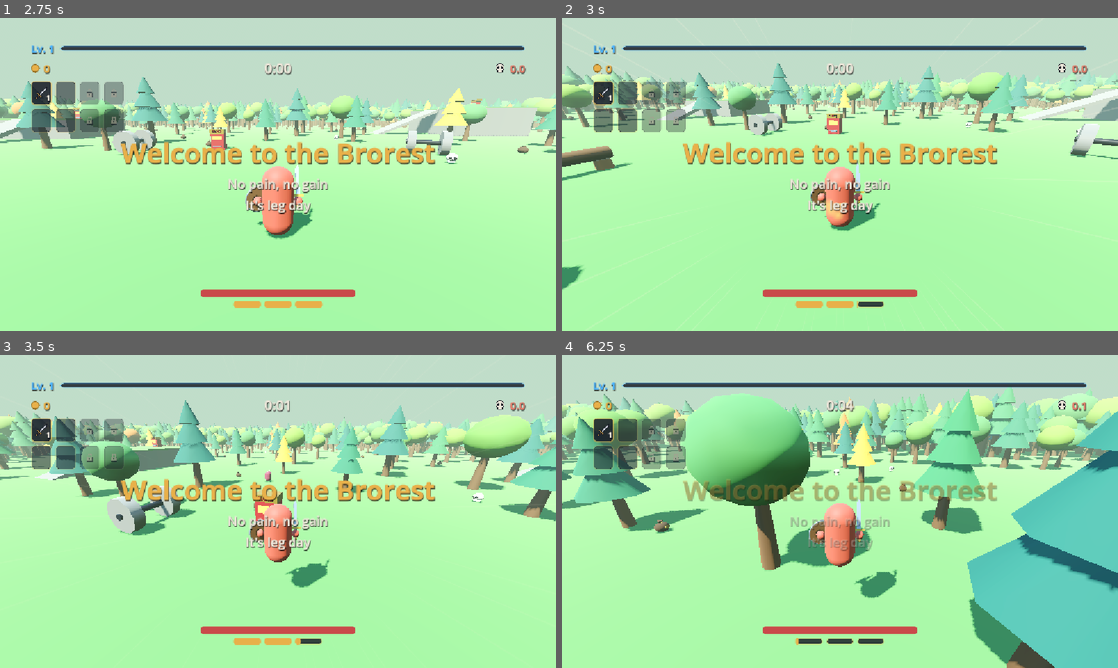
Above: before the commit, frames 1-4 (two rows, left to right).
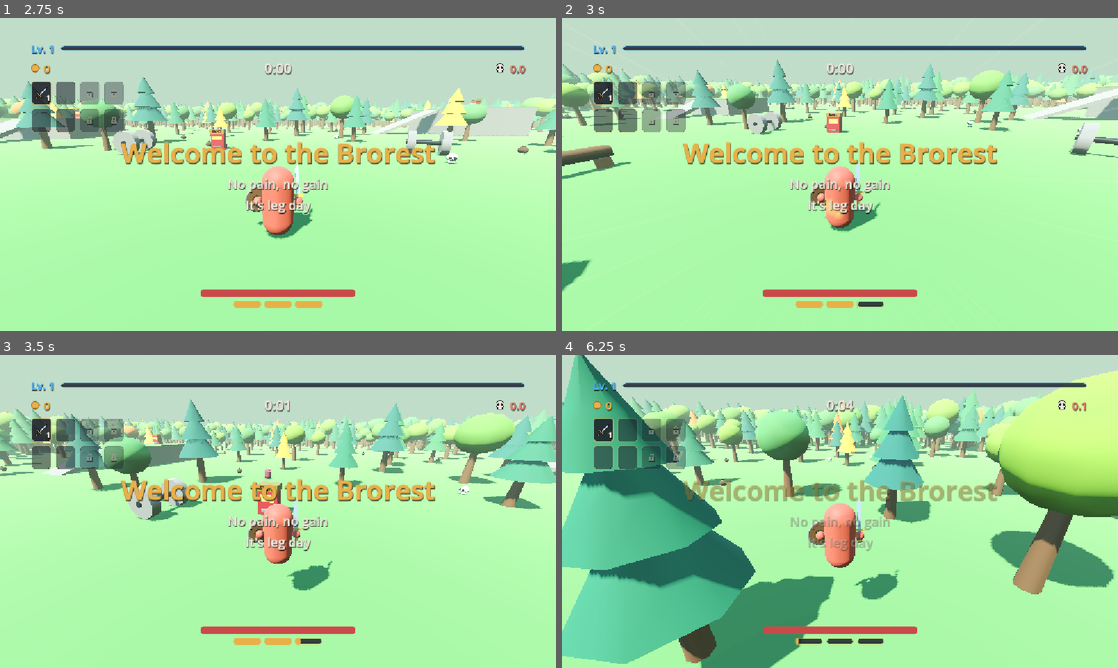
Above: after the commit, the same moments.

Repository: UriBokchoi/BroGuild
Game: Godot game, scene res://systems/run/game.tscn
The game is run twice, just before and just after one commit, with the same random seed, the same clock (stepped at 60 frames per second) and the same inputs.
Inputs (mouse positions are in pixels of both pictures, inside the frame that each line leads up to):
- Up to frame 1 (2.75 s): click "Play" at 0.5 s; click "Warrior" at 1.25 s; click "The Brorest" at 2 s
- Up to frame 2 (3 s): tap Enter at 2.75 s; move the mouse to (867, 174) at 2.77 s; hold W (move_forward) from 2.78 s (still down); tap Shift (dash) at 2.85 s; click (867, 174) at 2.92 s
- Up to frame 3 (3.5 s): keep holding W (move_forward); tap Space (jump) at 3.02, 3.32 s; tap Ctrl (slide) at 3.05 s
- Up to frame 4 (6.25 s): keep holding W (move_forward); move the mouse to (812, 511) at 3.52 s; tap Ctrl (slide) at 3.6, 5.3 s; tap Space (jump) at 3.77, 3.8, 4.07, 4.35, 5.27, 5.57, 6.02, 6.05 s; move the mouse to (851, 505) at 4.27 s; tap Shift (dash) at 4.55, 5.1 s; move the mouse to (834, 517) at 5.02 s; click (834, 517) at 5.17 s; move the mouse to (878, 514) at 5.77 s; tap E (interact) at 5.85 s

Frame 1 is identical in both runs. In frame 2, 5.5% of the frame differs, in the area x 0-100%, y 13-88%; in frame 3, 13%; in frame 4, 62%, in the area x 0-100%, y 0-100%.

Commit message:
feat(feel): ritmo un 15 % más lento, enemigos más duros y mortal del Pícaro
Jugador y enemigos se mueven un 15 % más despacio (carrera, sprint, dash,
slide, salto en pared, enemigos y bolas del tirador) y los enemigos tienen un
50 % más de vida; salen al mismo ritmo. El Pícaro da un mortal hacia delante
en el doble salto (BodyFlip, CharacterData.air_jump_flip).

Co-Authored-By: Claude Opus 5.5 <noreply@anthropic.com>

Diff:
--- a/data/characters/rogue.tres
+++ b/data/characters/rogue.tres
@@ -67,3 +67,4 @@
 passive_name_key = &"PASSIVE_LETHAL_NAME"
 passive_description_key = &"PASSIVE_LETHAL_DESCRIPTION"
 attachments = Array[ExtResource("5_attachment")]([SubResource("Resource_dagger_right"), SubResource("Resource_dagger_left")])
+air_jump_flip = true
--- a/data/enemies/shooter.tres
+++ b/data/enemies/shooter.tres
@@ -9,11 +9,11 @@
 
 [sub_resource type="Resource" id="Resource_health"]
 script = ExtResource("2_health")
-max_health = 20.0
+max_health = 30.0
 
 [sub_resource type="Resource" id="Resource_stats"]
 script = ExtResource("3_stats")
-move_speed = 4.0
+move_speed = 3.4
 acceleration = 20.0
 contact_damage = 4.0
 contact_interval = 0.8
--- a/data/enemies/swarmer.tres
+++ b/data/enemies/swarmer.tres
@@ -7,11 +7,11 @@
 
 [sub_resource type="Resource" id="Resource_health"]
 script = ExtResource("2_health")
-max_health = 30.0
+max_health = 45.0
 
 [sub_resource type="Resource" id="Resource_stats"]
 script = ExtResource("3_stats")
-move_speed = 6.0
+move_speed = 5.1
 acceleration = 30.0
 contact_damage = 8.0
 contact_interval = 0.8
--- a/data/enemies/weapons/shooter_gun.tres
+++ b/data/enemies/weapons/shooter_gun.tres
@@ -11,9 +11,9 @@
 projectiles = 1
 burst_interval = 0.2
 area = 100.0
-duration = 4.0
+duration = 4.7
 reach = 18.0
-projectile_speed = 11.0
+projectile_speed = 9.4
 
 [resource]
 script = ExtResource("1_data")
--- a/data/player/movement.tres
+++ b/data/player/movement.tres
@@ -4,8 +4,8 @@
 
 [resource]
 script = ExtResource("1_n2jko")
-run_speed = 9.0
-sprint_speed = 11.5
+run_speed = 7.6
+sprint_speed = 9.8
 sprint_delay = 2.0
 ground_acceleration = 25.0
 ground_deceleration = 50.0
@@ -18,20 +18,20 @@
 air_jump_height = 2.0
 air_jump_cost = 1.0
 wall_jump_height = 1.8
-wall_jump_speed = 10.0
+wall_jump_speed = 8.5
 wall_jump_chain_cost = 0.5
 wall_jump_reach = 0.75
-dash_speed = 28.0
+dash_speed = 24.0
 dash_duration = 0.2
-dash_exit_speed = 12.0
+dash_exit_speed = 10.2
 dash_cost = 1.0
 dash_min_speed = 3.0
 air_dashes = 1
 dash_jump_window = 0.15
 dash_jump_height = 2.0
 dash_jump_cost = 1.0
-slide_min_speed = 6.0
-slide_max_speed = 22.0
+slide_min_speed = 5.1
+slide_max_speed = 18.7
 slide_friction = 5.0
 slide_gravity = 30.0
 slide_turn_speed = 3.141592653589793
--- a/entities/player/characters/character_data.gd
+++ b/entities/player/characters/character_data.gd
@@ -28,3 +28,5 @@
 @export_group("model")
 ## Piezas que lleva encima su modelo ([CharacterModel]): espada y escudo, bastón y sombrero…
 @export var attachments: Array[ModelAttachment] = []
+## Si da un mortal hacia delante en el doble salto (el Pícaro).
+@export var air_jump_flip: bool = false
--- /dev/null
+++ b/entities/player/feedback/body_flip.gd
@@ -0,0 +1,38 @@
+class_name BodyFlip
+extends Node
+## Mortal hacia delante al entrar en uno de [member flip_states] (el doble salto), si el personaje lo
+## tiene ([member CharacterData.air_jump_flip], el Pícaro). Solo visual: gira el modelo sobre su eje
+## lateral; el cuerpo físico no gira.
+
+@export var machine: StateMachine
+## De quién se mira el personaje.
+@export var player: Player
+## Modelo que da la vuelta.
+@export var visual: Node3D
+## Estados que la provocan.
+@export var flip_states: Array[Node] = []
+## Segundos que dura la vuelta.
+@export_range(0.05, 2.0, 0.01, "suffix:s") var flip_time: float = 0.4
+
+var _flip: Tween
+
+
+func _ready() -> void:
+	machine.state_changed.connect(_on_state_changed)
+
+
+## ¿Está dando la vuelta?
+func is_flipping() -> bool:
+	return _flip != null and _flip.is_running()
+
+
+func _on_state_changed(_previous: State, current: State) -> void:
+	if not flip_states.has(current) or player.character == null or not player.character.air_jump_flip:
+		return
+	if _flip:
+		_flip.kill()
+	visual.rotation.x = 0.0
+	# Hacia delante es −Z: la cabeza va hacia delante girando en negativo sobre X.
+	_flip = create_tween()
+	_flip.tween_property(visual, ^"rotation:x", -TAU, flip_time).set_trans(Tween.TRANS_SINE).set_ease(Tween.EASE_IN_OUT)
+	_flip.tween_callback(func() -> void: visual.rotation.x = 0.0)
--- a/entities/player/player.tscn
+++ b/entities/player/player.tscn
@@ -39,6 +39,7 @@
 [ext_resource type="Script" path="res://systems/upgrades/runes/rune_inventory.gd" id="40_runes"]
 [ext_resource type="Script" path="res://systems/progression/wallet_component.gd" id="41_wallet"]
 [ext_resource type="PackedScene" path="res://entities/player/characters/model/character_model.tscn" id="42_model"]
+[ext_resource type="Script" path="res://entities/player/feedback/body_flip.gd" id="43_flip"]
 
 [sub_resource type="SphereShape3D" id="SphereShape3D_interactor"]
 radius = 0.6
@@ -288,3 +289,10 @@
 
 [node name="CameraRig" parent="." node_paths=PackedStringArray("target") instance=ExtResource("2_rig")]
 target = NodePath("..")
+
+[node name="BodyFlip" type="Node" parent="." node_paths=PackedStringArray("machine", "player", "visual", "flip_states")]
+script = ExtResource("43_flip")
+machine = NodePath("../Movement")
+player = NodePath("..")
+visual = NodePath("../Body")
+flip_states = [NodePath("../Movement/DoubleJump")]
--- /dev/null
+++ b/tests/integration/entities/player/feedback/test_body_flip.gd
@@ -0,0 +1,40 @@
+extends GutTest
+## Mortal del doble salto: el Pícaro da la vuelta hacia delante al entrar en el doble salto y
+## termina derecho; el Guerrero, no.
+
+const PlayerScene := preload("res://entities/player/player.tscn")
+const ROGUE := preload("res://data/characters/rogue.tres")
+const WARRIOR := preload("res://data/characters/warrior.tres")
+
+
+func before_each() -> void:
+	RunState.character = null
+
+
+func after_each() -> void:
+	RunState.character = null
+
+
+func test_the_rogue_flips_on_the_double_jump() -> void:
+	var player := _make_player(ROGUE)
+	var flip := player.get_node(^"BodyFlip") as BodyFlip
+	flip.flip_time = 0.1
+	player.movement.state_changed.emit(player.air_state, player.get_node(^"Movement/DoubleJump") as State)
+	assert_true(flip.is_flipping())
+	await wait_seconds(0.2)
+	assert_false(flip.is_flipping())
+	assert_eq(player.model.rotation.x, 0.0, "termina derecho")
+
+
+func test_the_warrior_does_not_flip() -> void:
+	var player := _make_player(WARRIOR)
+	var flip := player.get_node(^"BodyFlip") as BodyFlip
+	player.movement.state_changed.emit(player.air_state, player.get_node(^"Movement/DoubleJump") as State)
+	assert_false(flip.is_flipping())
+
+
+func _make_player(character: CharacterData) -> Player:
+	var player := PlayerScene.instantiate() as Player
+	player.character = character
+	add_child_autofree(player)
+	return player
Not shown, added: entities/player/feedback/body_flip.gd.uid
Not shown, added: tests/integration/entities/player/feedback/test_body_flip.gd.uid
Not shown, changed: docs/DECISIONES.md
Not shown, changed: docs/GDD.md
Not shown, changed: docs/MAPA.md
